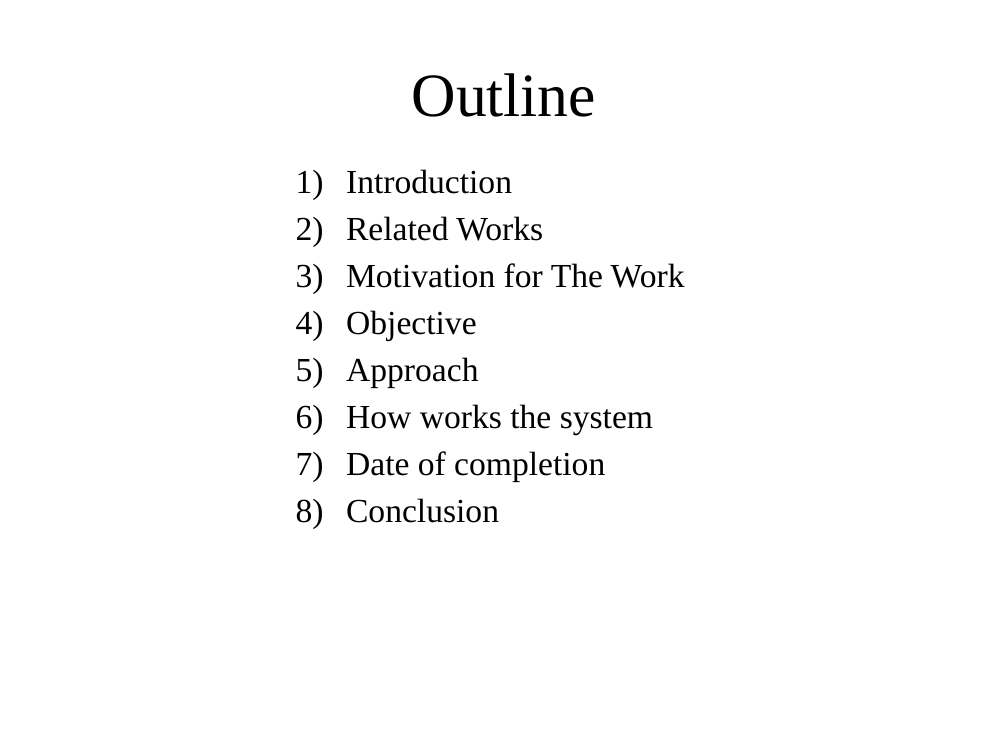
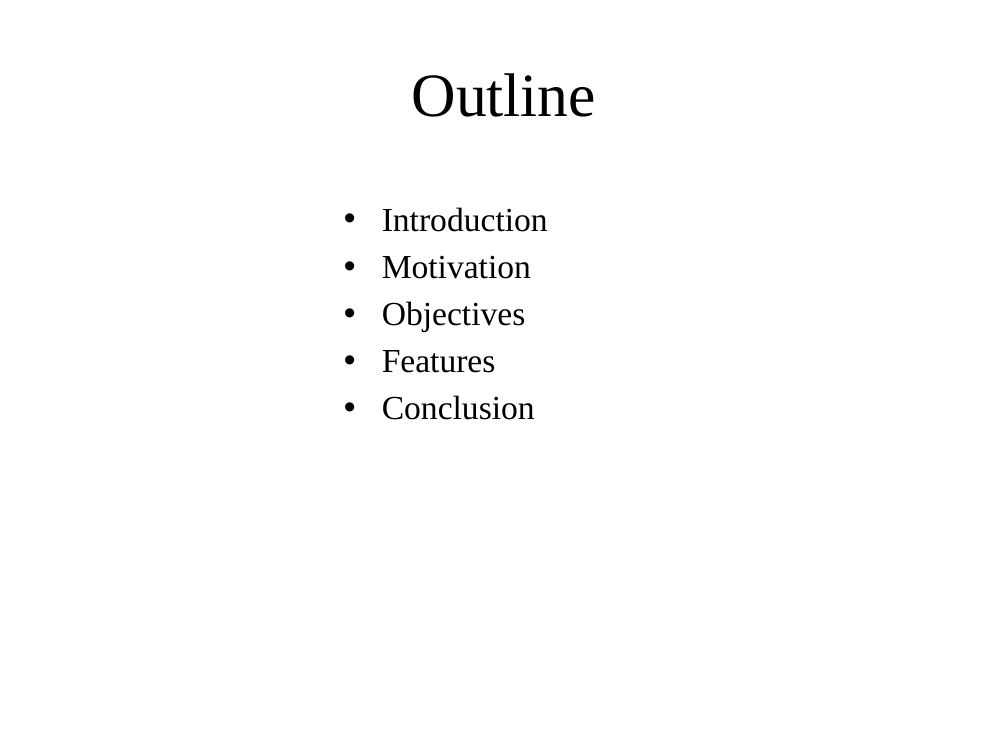
Before and after one commit to RedwanSharafatKabir/DonateUs, a slide deck: slide 2 of Donate Us Files/food waste management.pptx. Drawn at 1008x756 pixels with LibreOffice and Linux fonts; fonts in the diff are those of the drawing. Boxes give left, top, right and bottom in pixels: in the first picture for what was removed or moved away, otherwise in the second. Text is boxed around its words. In the diff, an @@ line names an element or a change of style, - is before the commit and + after.

```diff
--- a/Donate Us Files/food waste management.pptx
+++ b/Donate Us Files/food waste management.pptx
@@ text "Introduction": place and size @@
-text "Introduction" at [346,169,685,523]
+text "Introduction" at [382,207,548,420]
@@ text at [382,207,548,420]: bullet 1) to • @@
@@ text at [382,255,531,373]: text changed @@
-2) Related Works
-3) Motivation for The Work
-4) Objective
-5) Approach
-6) How works the system
-7) Date of completion
+• Motivation
+• Objectives
+• Features
```
Also in this commit, not shown: 4 other slides changed, 7 slides added, 6 slides removed, 9 other files.
